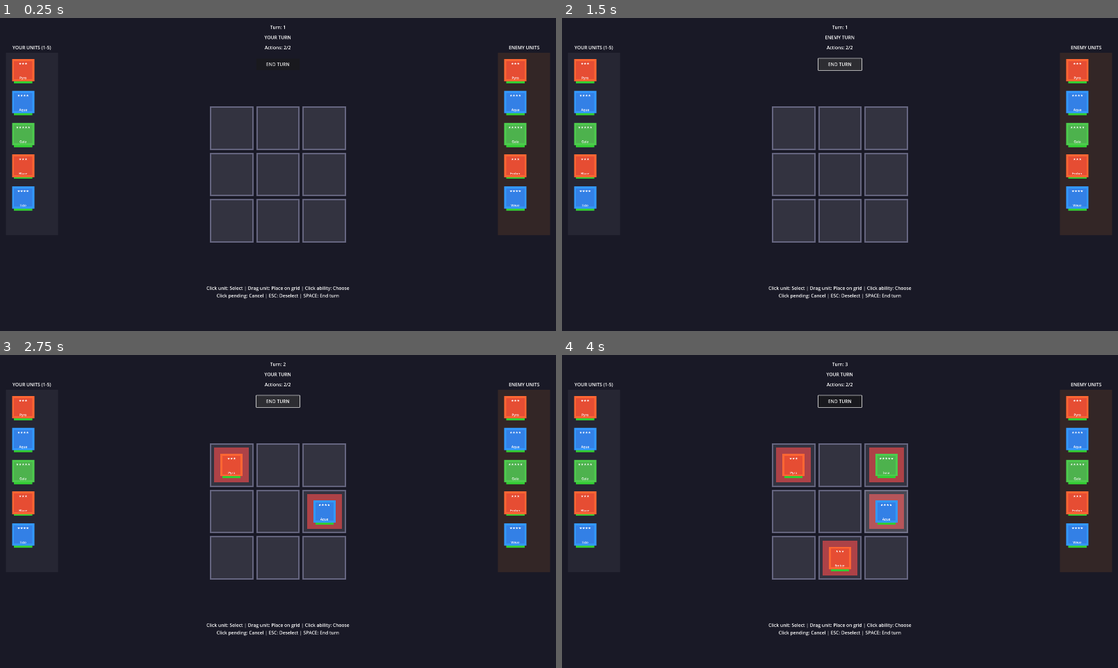
Above: before the commit, frames 1-4 (two rows, left to right).
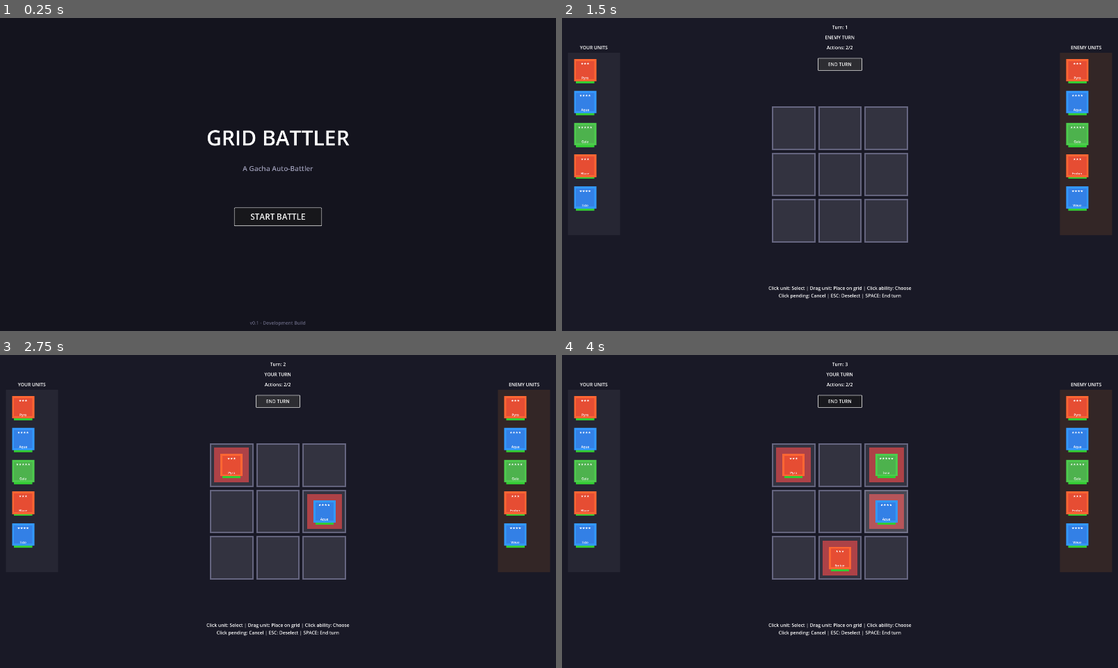
Above: after the commit, the same moments.

Repository: parrisgamedev-rgb/gacha-autobattler
Game: Godot game, scene res://scenes/ui/main_menu.tscn
Same seed, same stepped clock (60 frames per second), same inputs: the game is played once before the commit and once after it. Before the commit the project starts from res://scenes/battle/battle.tscn.
Inputs (mouse positions are in pixels of both pictures, inside the frame that each line leads up to):
- Up to frame 1 (0.25 s): no input
- Up to frame 2 (1.5 s): click (840, 218) at 0.5 s, where only the run after the commit has a clickable "START BATTLE"; click "END TURN" at 1.25 s
- Up to frame 3 (2.75 s): click "END TURN" at 2 s
- Up to frame 4 (4 s): click "END TURN" at 2.75 s; tap Enter at 3.5 s; drag from (795, 464) to (884, 511) at 3.52 s

The runs differ from the first frame. In frame 1, 17% of the frame differs, in the area x 2-99%, y 2-99%; in frame 2, less than 0.1%; in frame 3, less than 0.1%; in frame 4, less than 0.1%.

Commit message:
Add main menu and game flow
- Add main menu scene with Start Battle button
- Add results panel showing Victory/Defeat with turn count
- Add Play Again and Main Menu buttons after game ends
- Set main menu as the starting scene
- Update roster label to remove keyboard shortcut reference

Co-Authored-By: Claude Opus 4.5 <noreply@anthropic.com>

Diff:
--- a/gacha-autobattler/project.godot
+++ b/gacha-autobattler/project.godot
@@ -11,7 +11,7 @@
 [application]
 
 config/name="GachaAutobattler"
-run/main_scene="res://scenes/battle/battle.tscn"
+run/main_scene="res://scenes/ui/main_menu.tscn"
 config/features=PackedStringArray("4.5", "GL Compatibility")
 config/icon="res://icon.svg"
 
--- a/gacha-autobattler/scenes/battle/battle.tscn
+++ b/gacha-autobattler/scenes/battle/battle.tscn
@@ -65,7 +65,7 @@
 offset_right = 200.0
 offset_bottom = 120.0
 horizontal_alignment = 1
-text = "YOUR UNITS (1-5)"
+text = "YOUR UNITS"
 
 [node name="PlayerRoster" type="Node2D" parent="UI"]
 position = Vector2(20, 120)
@@ -143,3 +143,53 @@
 offset_bottom = 145.0
 horizontal_alignment = 1
 text = "A balanced attack."
+
+[node name="ResultsPanel" type="Panel" parent="UI"]
+visible = false
+offset_left = 660.0
+offset_top = 340.0
+offset_right = 1260.0
+offset_bottom = 740.0
+
+[node name="ResultsBackground" type="ColorRect" parent="UI/ResultsPanel"]
+offset_left = 0.0
+offset_top = 0.0
+offset_right = 600.0
+offset_bottom = 400.0
+color = Color(0.1, 0.1, 0.15, 0.95)
+
+[node name="ResultTitle" type="Label" parent="UI/ResultsPanel"]
+offset_left = 0.0
+offset_top = 60.0
+offset_right = 600.0
+offset_bottom = 140.0
+theme_override_font_sizes/font_size = 48
+horizontal_alignment = 1
+vertical_alignment = 1
+text = "VICTORY!"
+
+[node name="ResultSubtitle" type="Label" parent="UI/ResultsPanel"]
+offset_left = 0.0
+offset_top = 140.0
+offset_right = 600.0
+offset_bottom = 180.0
+theme_override_colors/font_color = Color(0.7, 0.7, 0.8, 1)
+horizontal_alignment = 1
+text = "You completed the battle"
+
+[node name="ButtonContainer" type="HBoxContainer" parent="UI/ResultsPanel"]
+offset_left = 100.0
+offset_top = 280.0
+offset_right = 500.0
+offset_bottom = 350.0
+theme_override_constants/separation = 40
+
+[node name="PlayAgainButton" type="Button" parent="UI/ResultsPanel/ButtonContainer"]
+custom_minimum_size = Vector2(180, 60)
+theme_override_font_sizes/font_size = 20
+text = "PLAY AGAIN"
+
+[node name="MainMenuButton" type="Button" parent="UI/ResultsPanel/ButtonContainer"]
+custom_minimum_size = Vector2(180, 60)
+theme_override_font_sizes/font_size = 20
+text = "MAIN MENU"
--- /dev/null
+++ b/gacha-autobattler/scenes/ui/main_menu.tscn
@@ -0,0 +1,70 @@
+[gd_scene load_steps=2 format=3 uid="uid://main_menu_001"]
+
+[ext_resource type="Script" path="res://scripts/ui/main_menu.gd" id="1_script"]
+
+[node name="MainMenu" type="Control"]
+layout_mode = 3
+anchors_preset = 15
+anchor_right = 1.0
+anchor_bottom = 1.0
+grow_horizontal = 2
+grow_vertical = 2
+script = ExtResource("1_script")
+
+[node name="Background" type="ColorRect" parent="."]
+layout_mode = 1
+anchors_preset = 15
+anchor_right = 1.0
+anchor_bottom = 1.0
+grow_horizontal = 2
+grow_vertical = 2
+color = Color(0.08, 0.08, 0.12, 1)
+
+[node name="CenterContainer" type="CenterContainer" parent="."]
+layout_mode = 1
+anchors_preset = 15
+anchor_right = 1.0
+anchor_bottom = 1.0
+grow_horizontal = 2
+grow_vertical = 2
+
+[node name="VBoxContainer" type="VBoxContainer" parent="CenterContainer"]
+layout_mode = 2
+theme_override_constants/separation = 40
+
+[node name="Title" type="Label" parent="CenterContainer/VBoxContainer"]
+layout_mode = 2
+theme_override_font_sizes/font_size = 72
+text = "GRID BATTLER"
+horizontal_alignment = 1
+
+[node name="Subtitle" type="Label" parent="CenterContainer/VBoxContainer"]
+layout_mode = 2
+theme_override_font_sizes/font_size = 24
+theme_override_colors/font_color = Color(0.6, 0.6, 0.7, 1)
+text = "A Gacha Auto-Battler"
+horizontal_alignment = 1
+
+[node name="Spacer" type="Control" parent="CenterContainer/VBoxContainer"]
+custom_minimum_size = Vector2(0, 40)
+layout_mode = 2
+
+[node name="StartButton" type="Button" parent="CenterContainer/VBoxContainer"]
+custom_minimum_size = Vector2(300, 60)
+layout_mode = 2
+size_flags_horizontal = 4
+theme_override_font_sizes/font_size = 28
+text = "START BATTLE"
+
+[node name="VersionLabel" type="Label" parent="."]
+layout_mode = 1
+anchors_preset = 12
+anchor_top = 1.0
+anchor_right = 1.0
+anchor_bottom = 1.0
+offset_top = -40.0
+grow_horizontal = 2
+grow_vertical = 0
+theme_override_colors/font_color = Color(0.4, 0.4, 0.5, 1)
+text = "v0.1 - Development Build"
+horizontal_alignment = 1
--- a/gacha-autobattler/scripts/battle/battle.gd
+++ b/gacha-autobattler/scripts/battle/battle.gd
@@ -19,6 +19,11 @@
 @onready var ability_panel = $UI/AbilityPanel
 @onready var ability_buttons = [$UI/AbilityPanel/Ability1, $UI/AbilityPanel/Ability2, $UI/AbilityPanel/Ability3]
 @onready var ability_desc = $UI/AbilityPanel/AbilityDesc
+@onready var results_panel = $UI/ResultsPanel
+@onready var result_title = $UI/ResultsPanel/ResultTitle
+@onready var result_subtitle = $UI/ResultsPanel/ResultSubtitle
+@onready var play_again_button = $UI/ResultsPanel/ButtonContainer/PlayAgainButton
+@onready var main_menu_button = $UI/ResultsPanel/ButtonContainer/MainMenuButton
 
 # Game state
 enum GamePhase { PLAYER_TURN, ENEMY_TURN, RESOLVING, GAME_OVER }
@@ -72,6 +77,12 @@
 		var btn = ability_buttons[i]
 		if btn:
 			btn.pressed.connect(_on_ability_selected.bind(i))
+
+	# Connect results panel buttons
+	if play_again_button:
+		play_again_button.pressed.connect(_on_play_again_pressed)
+	if main_menu_button:
+		main_menu_button.pressed.connect(_on_main_menu_pressed)
 
 func _create_grid():
 	grid_ownership = []
@@ -518,8 +529,7 @@
 	var winner = _check_win_condition()
 	if winner > 0:
 		current_phase = GamePhase.GAME_OVER
-		phase_label.text = "WINNER: " + ("PLAYER" if winner == 1 else "ENEMY")
-		print("Game Over! Winner: ", "Player" if winner == 1 else "Enemy")
+		_show_results(winner)
 		return
 
 	# Process cooldowns
@@ -998,3 +1008,30 @@
 			display.set_selected(true)
 		else:
 			display.set_selected(false)
+
+func _show_results(winner: int):
+	if results_panel:
+		results_panel.visible = true
+
+		if winner == 1:
+			result_title.text = "VICTORY!"
+			result_title.add_theme_color_override("font_color", Color(0.3, 0.9, 0.3))
+			result_subtitle.text = "You won in " + str(current_turn) + " turns!"
+		else:
+			result_title.text = "DEFEAT"
+			result_title.add_theme_color_override("font_color", Color(0.9, 0.3, 0.3))
+			result_subtitle.text = "Better luck next time!"
+
+		# Hide other UI elements
+		if ability_panel:
+			ability_panel.visible = false
+		if end_turn_button:
+			end_turn_button.visible = false
+
+		print("Game Over! Winner: ", "Player" if winner == 1 else "Enemy")
+
+func _on_play_again_pressed():
+	get_tree().reload_current_scene()
+
+func _on_main_menu_pressed():
+	get_tree().change_scene_to_file("res://scenes/ui/main_menu.tscn")
--- /dev/null
+++ b/gacha-autobattler/scripts/ui/main_menu.gd
@@ -0,0 +1,12 @@
+extends Control
+## Main menu screen
+
+@onready var start_button = $CenterContainer/VBoxContainer/StartButton
+
+func _ready():
+	if start_button:
+		start_button.pressed.connect(_on_start_pressed)
+		start_button.grab_focus()
+
+func _on_start_pressed():
+	get_tree().change_scene_to_file("res://scenes/battle/battle.tscn")
Not shown, added: gacha-autobattler/scripts/ui/main_menu.gd.uid
